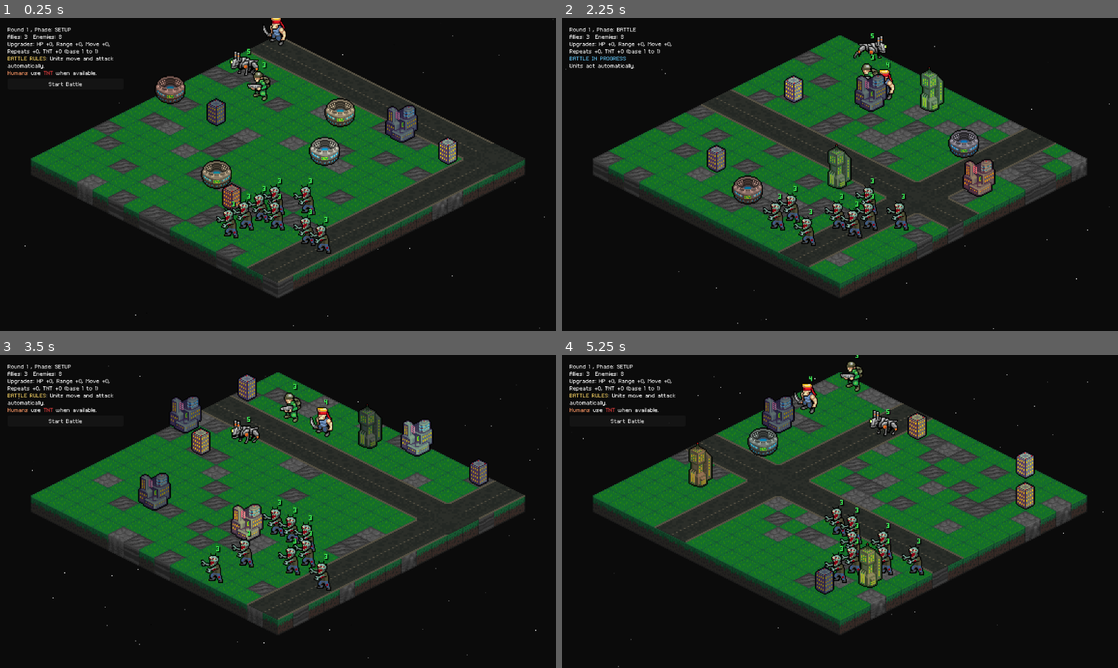
Above: before the commit, frames 1-4 (two rows, left to right).
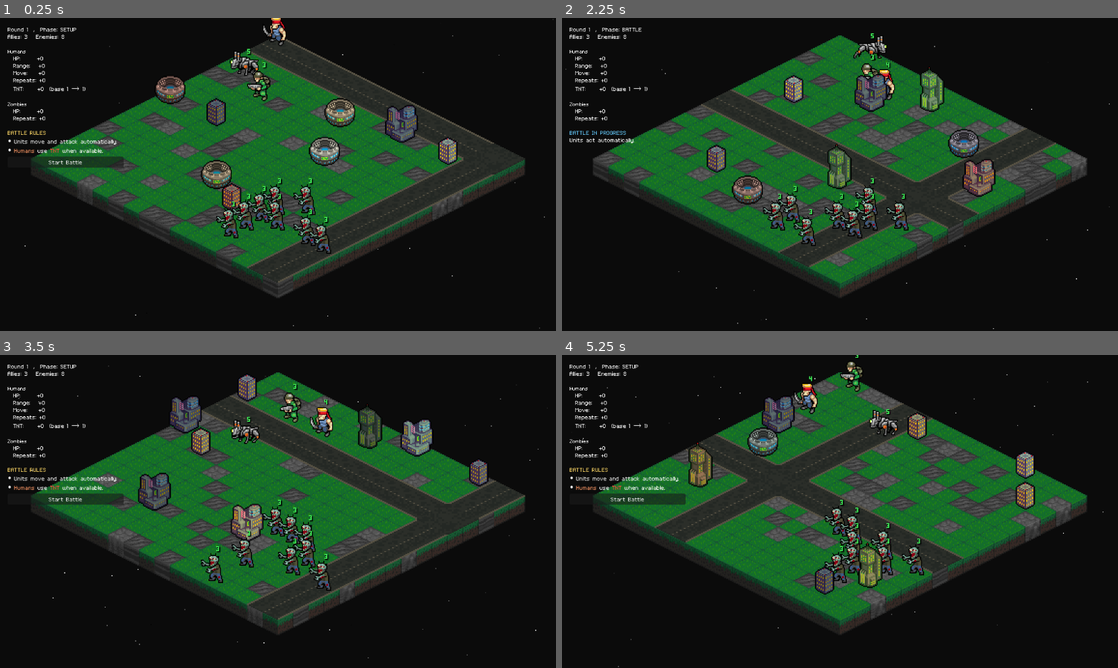
Above: after the commit, the same moments.

Repository: Tekknobot/MEKIII
Game: Godot game, scene res://scenes/Game.tscn
Same seed, same stepped clock (60 frames per second), same inputs: the game is played once before the commit and once after it.
Inputs (mouse positions are in pixels of both pictures, inside the frame that each line leads up to):
- Up to frame 1 (0.25 s): no input
- Up to frame 2 (2.25 s): click "Start Battle" at 0.5 s; tap Enter at 1.25 s; move the mouse to (962, 158) at 1.27 s; tap R at 1.35 s; click "Start Battle" at 2 s
- Up to frame 3 (3.5 s): move the mouse to (166, 527) at 2.77 s; tap R at 2.85 s
- Up to frame 4 (5.25 s): click "Start Battle" at 3.5 s; move the mouse to (895, 442) at 4.27 s; tap R at 4.35, 5.1 s; move the mouse to (812, 574) at 5.02 s

The runs differ from the first frame. In frame 1, 1.8% of the frame differs, in the area x 1-23%, y 3-48%; in frame 2, 1.0%; in frame 3, 1.8%; in frame 4, 1.8%.

Commit message:
Format info.

Diff:
--- a/scripts/game.gd
+++ b/scripts/game.gd
@@ -712,23 +712,41 @@
 		phase = "REWARD"
 
 	var lines: Array[String] = []
-	lines.append("Round %d , Phase: %s" % [round_index, phase])
-	lines.append("Allies: %d  Enemies: %d" % [get_units(Unit.Team.ALLY).size(), get_units(Unit.Team.ENEMY).size()])
-
-	# Avoid special characters and arrow glyphs; keep it plain ASCII.
-	# Also avoid calling _get_tnt_damage() if it doesn't exist for some reason.
+
+	# Header
+	lines.append("Round %d  ,  Phase: %s" % [round_index, phase])
+	lines.append("Allies: %d   Enemies: %d" %
+		[get_units(Unit.Team.ALLY).size(), get_units(Unit.Team.ENEMY).size()])
+	lines.append("") # spacer
+
+	# Current TNT damage
 	var cur_tnt := tnt_damage
 	if has_method("_get_tnt_damage"):
 		cur_tnt = _get_tnt_damage()
 
-	lines.append(
-		"Upgrades: HP +%d, Range +%d, Move +%d, Repeats +%d, TNT +%d (base %d to %d)" %
-		[bonus_max_hp, bonus_attack_range, bonus_move_range, bonus_attack_repeats, bonus_tnt_damage, tnt_damage, cur_tnt]
-	)
-
+	# ---- Humans ----
+	lines.append("[b]Humans[/b]")
+	lines.append("  HP:      +%d" % bonus_max_hp)
+	lines.append("  Range:   +%d" % bonus_attack_range)
+	lines.append("  Move:    +%d" % bonus_move_range)
+	lines.append("  Repeats: +%d" % bonus_attack_repeats)
+	lines.append("  TNT:     +%d  (base %d → %d)" % [bonus_tnt_damage, tnt_damage, cur_tnt])
+	lines.append("")
+
+	# ---- Zombies ----
+	var z_hp := _zombie_hp_bonus_for_round(round_index)
+	var z_rep := _zombie_repeats_bonus_for_round(round_index)
+
+	lines.append("[b]Zombies[/b]")
+	lines.append("  HP:      +%d" % z_hp)
+	lines.append("  Repeats: +%d" % z_rep)
+	lines.append("")
+
+	# ---- Phase info ----
 	if state == GameState.SETUP:
-		lines.append("[color=#ffd966]BATTLE RULES[/color]: Units move and attack automatically.")
-		lines.append("[color=#ff9966]Humans[/color] use [color=#ff4444]TNT[/color] when available.")
+		lines.append("[color=#ffd966]BATTLE RULES[/color]")
+		lines.append("• Units move and attack automatically.")
+		lines.append("• [color=#ff9966]Humans[/color] use [color=#ff4444]TNT[/color] when available.")
 
 	elif state == GameState.BATTLE:
 		lines.append("[color=#66ccff]BATTLE IN PROGRESS[/color]")
@@ -739,7 +757,6 @@
 		lines.append("Choose an upgrade to continue.")
 
 	ui_status_label.text = "\n".join(lines)
-
 
 func _enter_setup() -> void:
 	state = GameState.SETUP
